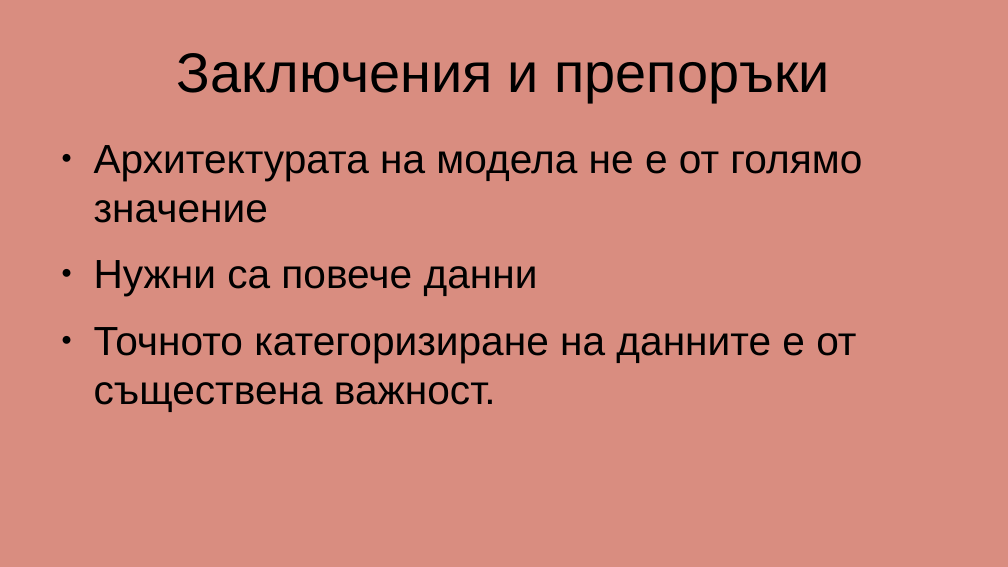
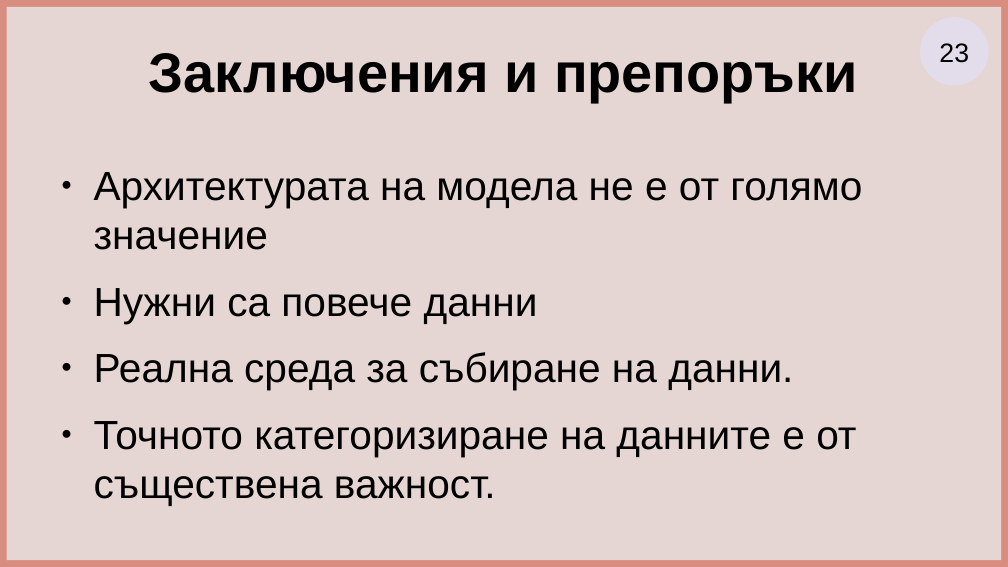
Before and after one commit to GeorgeChaparov/University-Theses, a slide deck: slide 24 of Presentation.odp (slide 22 before the commit). Drawn at 1008x567 pixels with LibreOffice and Linux fonts; fonts in the diff are those of the drawing. Boxes give left, top, right and bottom in pixels: in the first picture for what was removed or moved away, otherwise in the second. Text is boxed around its words. In the diff, an @@ line names an element or a change of style, - is before the commit and + after.

```diff
--- a/Presentation.odp
+++ b/Presentation.odp
@@ rectangle added at (6, 6, 1002, 560), fill #E6D6D3 @@
@@ title "Заключения и препоръки" at (149, 53, 858, 102): bold on @@
@@ ellipse added at (920, 17, 989, 86), fill #E3DFF2 at 80% opacity, 21 pt, text #000000 @@
+23
@@ text "Архитектурата на модела не е ...": place and size @@
-text "Архитектурата на модела не е ..." at (94, 145, 862, 412)
+text "Архитектурата на модела не е ..." at (94, 172, 862, 506)
@@ text at (94, 352, 793, 390): paragraph added @@
+● Реална среда за събиране на данни.
```
Also in this commit, not shown: 8 other slides changed, 16 slides added, 13 slides removed, 7 other files.
